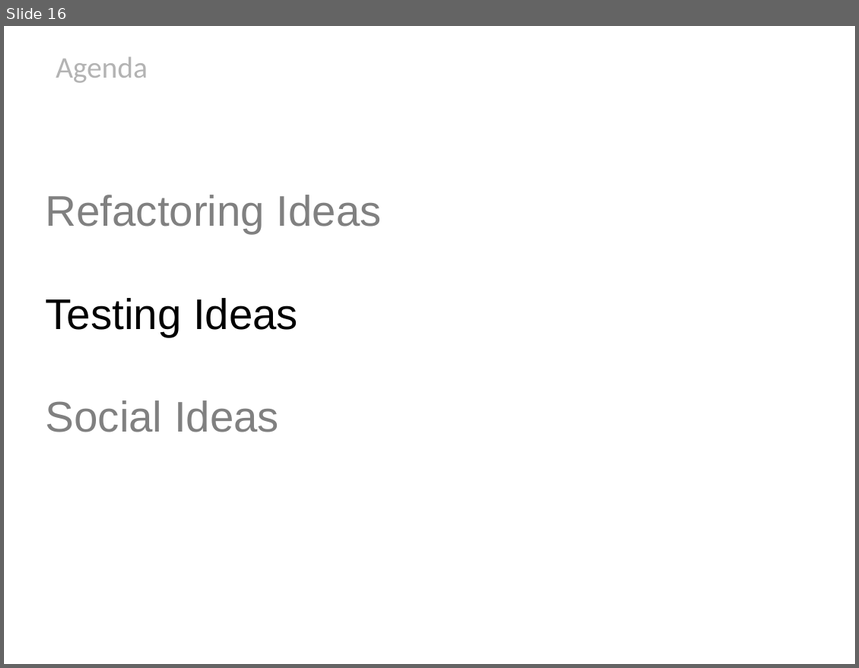
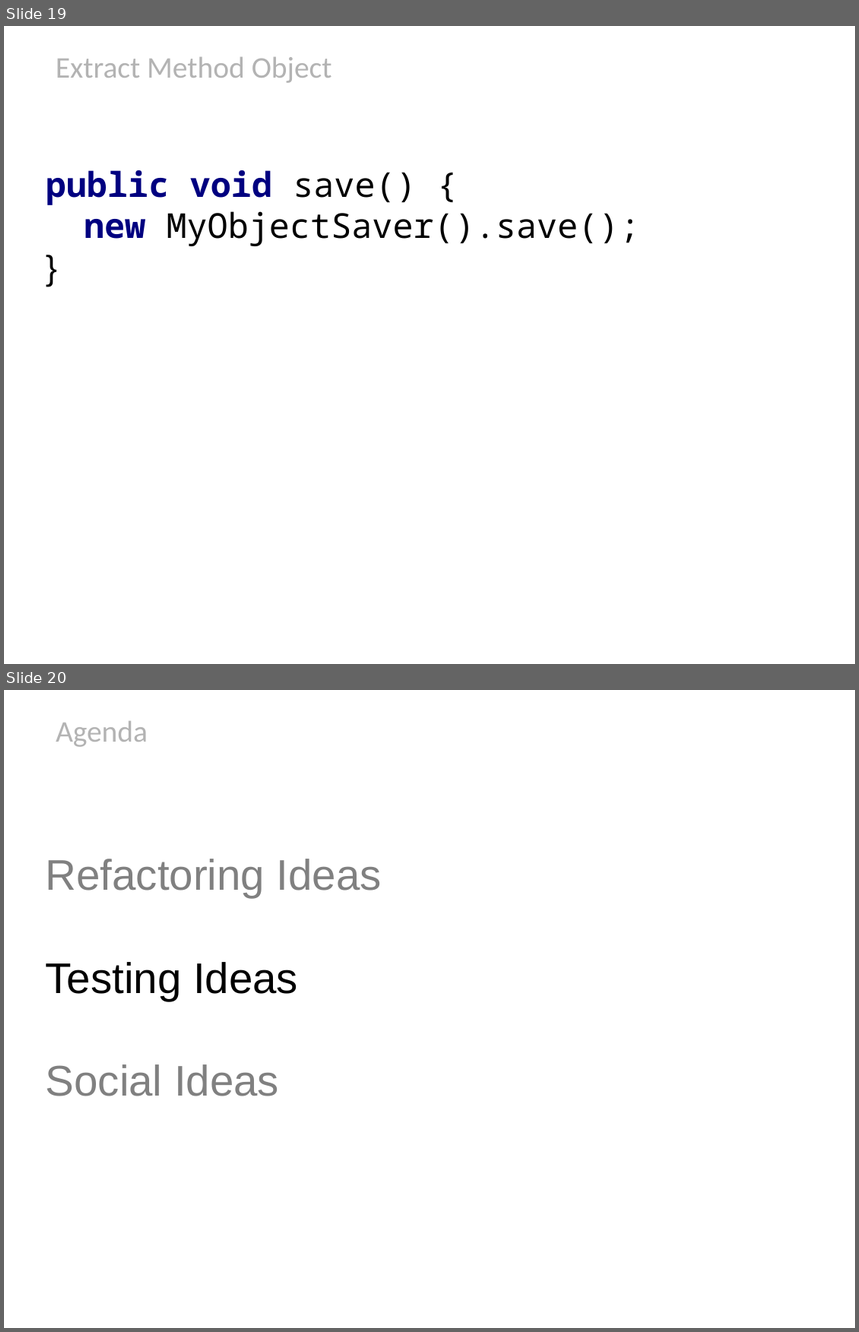
Before and after one commit to HamletDRC/presentations, a slide deck: newideasforoldcode/NewIdeasForOldCode_Confess2011.odp. Shown one above the other, each under a label of ours: slide 16 before the commit, slides 19 and 20 after it. The pictures are 859x668 and 859x1332 pixels, drawn with LibreOffice and Linux fonts; fonts in the diff are those of the drawing; background and template pictures are left out. Boxes give left, top, right and bottom in pixels: in the first picture for what was removed or moved away, otherwise in the second. Text is boxed around its words. In the diff, an @@ line names an element or a change of style, - is before the commit and + after.

Commit message:
added extract method object slides.

```diff
--- a/newideasforoldcode/NewIdeasForOldCode_Confess2011.odp
+++ b/newideasforoldcode/NewIdeasForOldCode_Confess2011.odp
@@ slide 19 added at <box>4,26,855,664</box>, background picture (left out) @@
@@ title added at <box>56,57,332,83</box>, 28 pt, text #B3B3B3 @@
+Extract Method Object
@@ subtitle added at <box>46,170,640,246</box>, 32 pt, text #000000 @@
+public void save() {
+new MyObjectSaver().save();
+}
@@ what was slide 16 is now slide 20 @@
```
Also in this commit, not shown: 3 other slides added, 2 slides removed, 5 other files.
